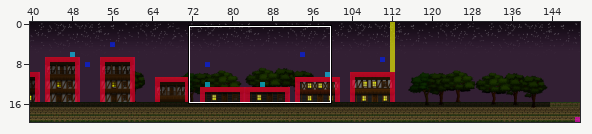
Tiled map, stored at Game/maps/Map1.tmx. Above: a wide view before the commit, with the close-up outlined.
Close-up. Old version:
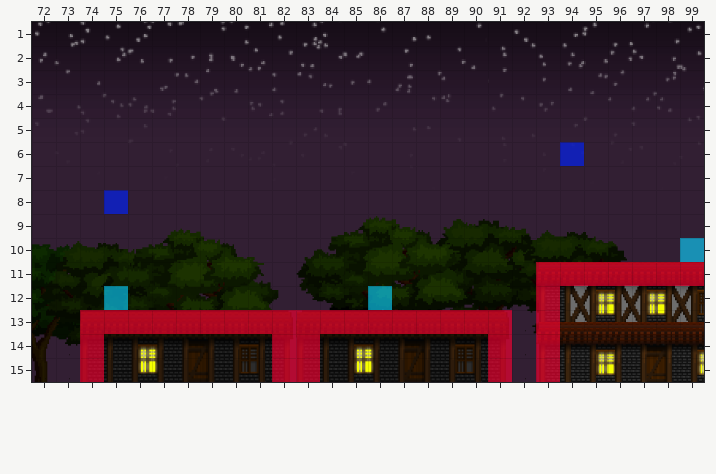
Cells are 64x64 px. Shown: x 72..99, y 1..15. The commit also changed other parts of the map, which this record leaves out.
After the commit:
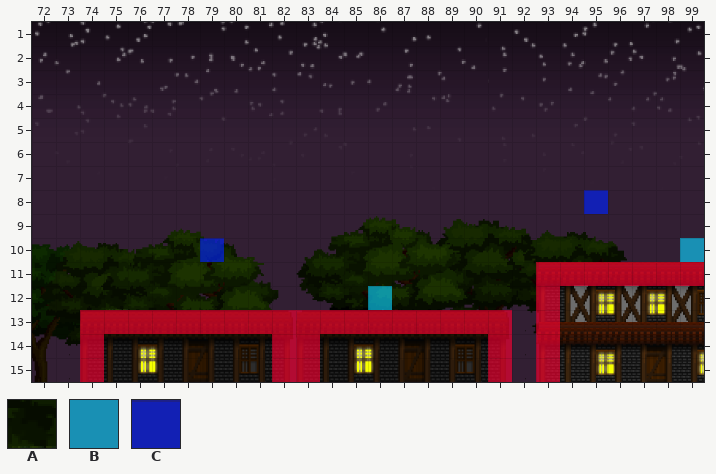
Key: from "Sprites": A 1, B 1039, C 1084.
_ is an empty cell, . an unchanged one.
See-through tiles are keyed as they look on the map.
What changed:
--- layer "Logic"
@@ x 94..94 @@
- 6 C
+ 6 _
@@ x 75..95 @@
- 8 C..................._
+ 8 _...................C
@@ x 79..79 @@
-10 _
+10 C
@@ x 75..75 @@
-12 B
+12 A
